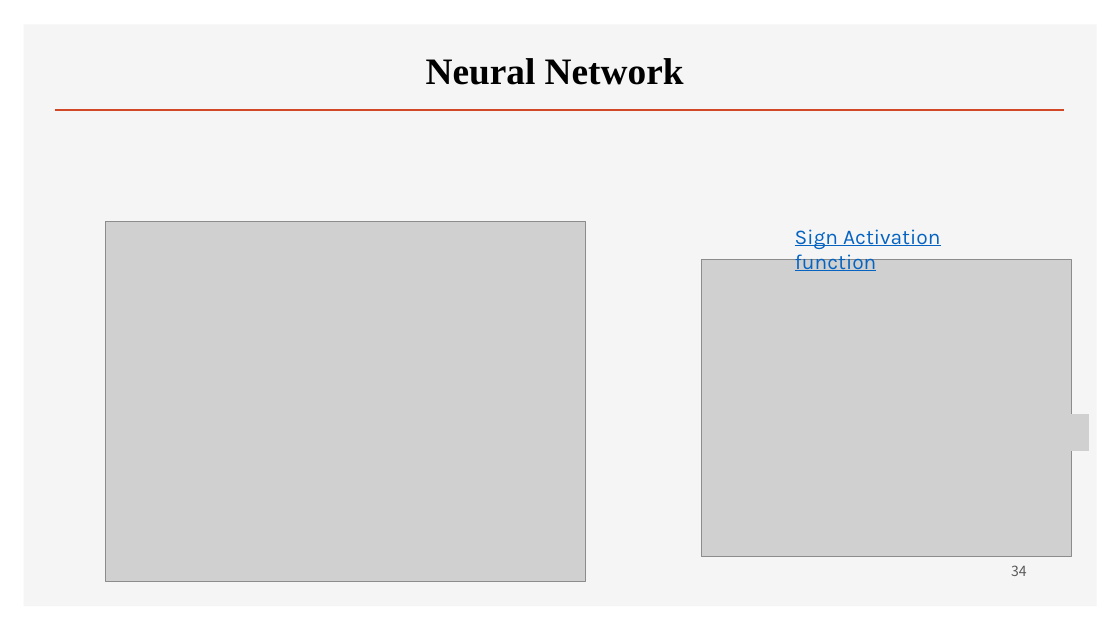
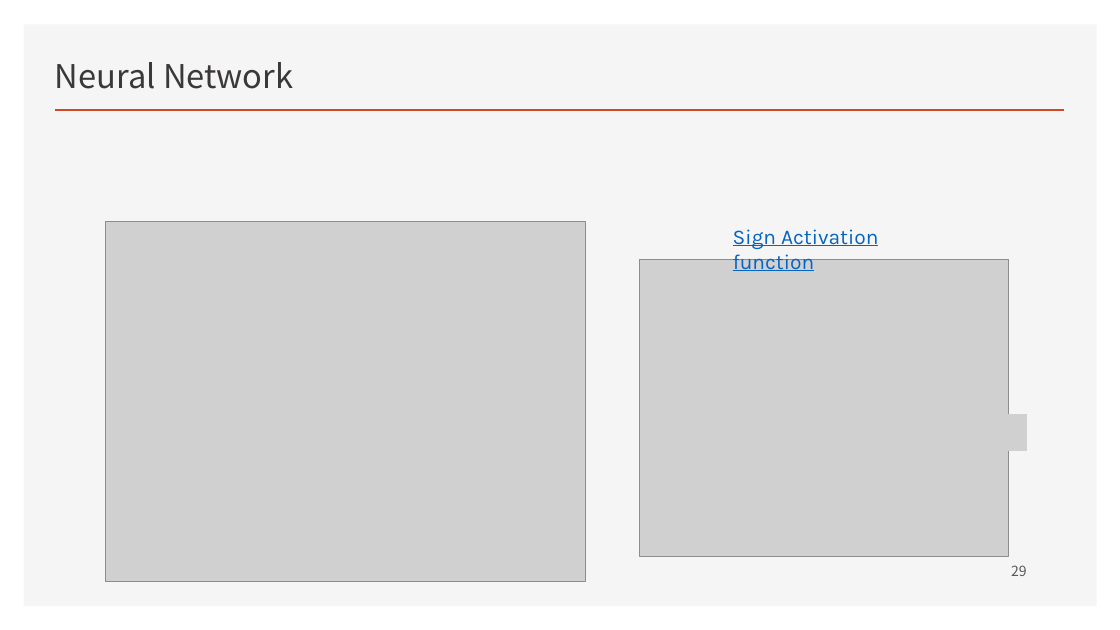
Before and after one commit to ancestor9/mathematics-for-machine-learning, a slide deck: slide 29 of w4_Perceptron_Regression.pptx (slide 34 before the commit). Drawn at 1120x630 pixels with LibreOffice and Linux fonts; fonts in the diff are those of the drawing; grey boxes stand for pictures; background and template pictures are left out. Boxes give left, top, right and bottom in pixels: in the first picture for what was removed or moved away, otherwise in the second. Text is boxed around its words. In the diff, an @@ line names an element or a change of style, - is before the commit and + after.

```diff
--- a/w4_Perceptron_Regression.pptx
+++ b/w4_Perceptron_Regression.pptx
@@ text "Neural Network": place and size @@
-text "Neural Network" at <box>426,58,684,85</box>
+text "Neural Network" at <box>55,62,293,89</box>
@@ text "Neural Network" at <box>55,62,293,89</box>: size 32 to 28 pt, font Times New Roman to Noto Sans CJK KR, text colour #000000 to #3B3838, bold off; alignment centre to left @@
@@ text "Sign Activation function": place and size @@
-text "Sign Activation function" at <box>795,229,940,271</box>
+text "Sign Activation function" at <box>733,229,878,271</box>
@@ picture: place and size @@
-picture at <box>702,260,1071,557</box>
+picture at <box>639,260,1009,557</box>
@@ picture added at <box>737,271,812,308</box> @@
@@ picture removed at <box>799,271,874,308</box> @@
@@ picture added at <box>953,414,1028,451</box> @@
@@ picture removed at <box>1015,414,1090,451</box> @@
@@ page number at <box>1011,565,1027,576</box>: text changed @@
-34
+29
```
Also in this commit, not shown: 20 other slides changed, 5 slides removed.
